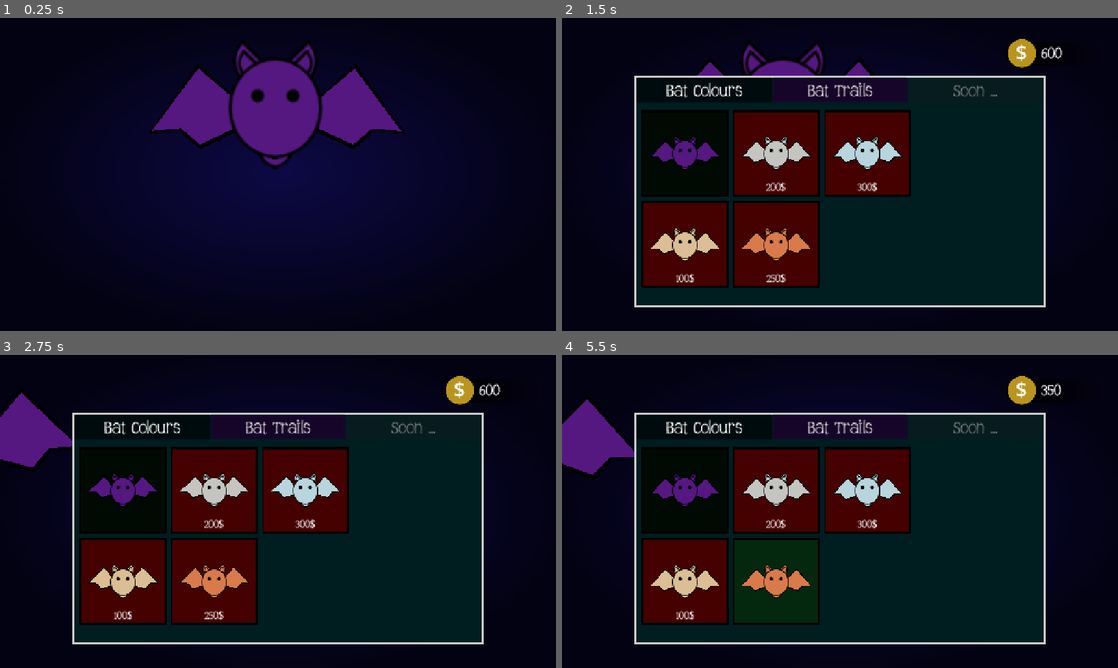
Above: before the commit, frames 1-4 (two rows, left to right).
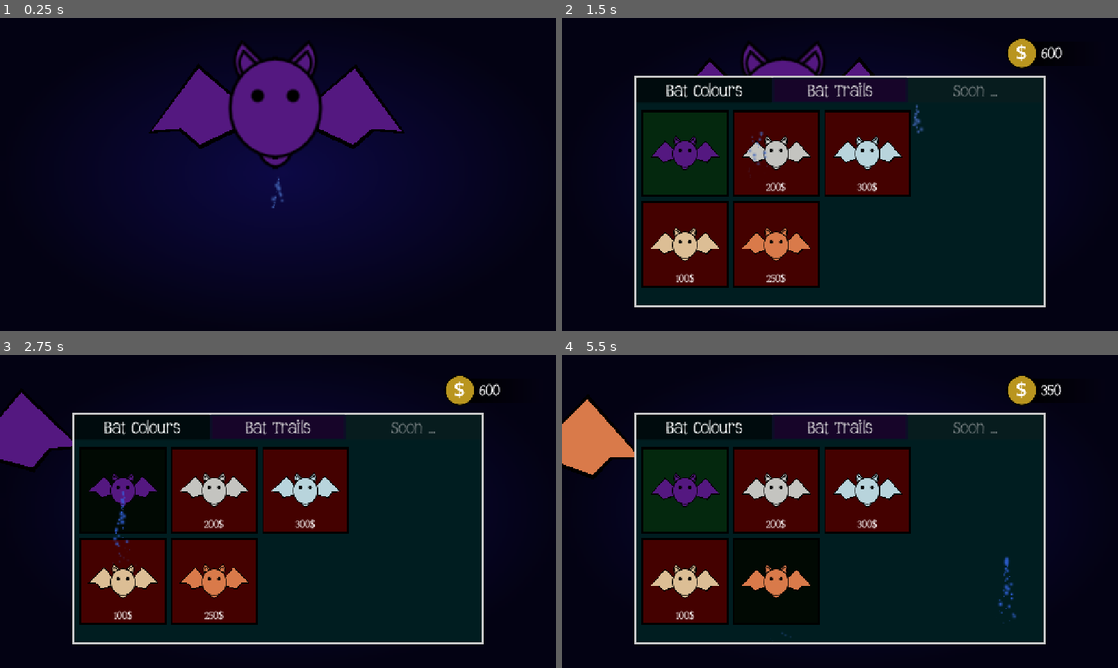
Above: after the commit, the same moments.

Repository: NileKnight1/flappy-bat
Game: Godot game, scene res://scenes/main_menu.tscn
Two runs of this game, one before a commit and one after it. Both use one fixed random seed, a clock stepped at 60 frames per second and the inputs below. This scene is started directly instead of the project's main scene.
Inputs (mouse positions are in pixels of both pictures, inside the frame that each line leads up to):
- Up to frame 1 (0.25 s): no input
- Up to frame 2 (1.5 s): tap Enter at 0.5 s; move the mouse to (756, 102) at 0.52 s; hold Right from 0.53 s (still down); tap Alt at 0.6 s; click (756, 102) at 0.67 s; tap Space (jump) at 0.77 s; move the mouse to (917, 105) at 1.27 s; tap Shift at 1.35 s; click (917, 105) at 1.42 s
- Up to frame 3 (2.75 s): tap Space (jump) at 1.52 s; release Right at 2 s; click (122, 489) at 2 s
- Up to frame 4 (5.5 s): move the mouse to (895, 442) at 2.77 s; hold Left 2.78-3.53 s; tap Alt at 2.85, 5.1 s; click (895, 442) at 2.92 s; move the mouse to (812, 574) at 3.52 s; hold Right 3.53-4.25 s; tap Shift at 3.6 s; click (812, 574) at 3.67 s; tap Space (jump) at 3.77, 5.27 s; click "Confirm" at 4.25 s; move the mouse to (1006, 558) at 5.02 s; hold Right from 5.03 s (still down); click (1006, 558) at 5.17 s

The runs differ from the first frame. In frame 1, less than 0.1% of the frame differs, in the area x 48-51%, y 51-61%; in frame 2, 3.4%; in frame 3, 0.1%; in frame 4, 8.5%, in the area x 0-82%, y 14-90%.

Commit message:
after purchasing the stlye is apllied automatically

Diff:
--- a/scenes/main_menu.tscn
+++ b/scenes/main_menu.tscn
@@ -182,6 +182,42 @@
 corner_radius_bottom_right = 50
 corner_radius_bottom_left = 50
 corner_detail = 5
+
+[sub_resource type="Gradient" id="Gradient_8ln24"]
+colors = PackedColorArray(1, 1, 1, 1, 1, 1, 1, 0)
+
+[sub_resource type="GradientTexture2D" id="GradientTexture2D_oa1go"]
+gradient = SubResource("Gradient_8ln24")
+width = 3
+height = 3
+fill = 1
+fill_from = Vector2(0.517094, 0.52136755)
+fill_to = Vector2(0.517094, 1)
+
+[sub_resource type="Gradient" id="Gradient_tbmy8"]
+offsets = PackedFloat32Array(0.64028776, 1)
+colors = PackedColorArray(0.2677287, 0.40656117, 0.72902906, 1, 0.2701, 0.40807003, 0.73, 0)
+
+[sub_resource type="GradientTexture1D" id="GradientTexture1D_jk1qb"]
+gradient = SubResource("Gradient_tbmy8")
+
+[sub_resource type="Curve" id="Curve_5dd4i"]
+_data = [Vector2(0, 1), 0.0, 0.0, 0, 0, Vector2(0.8727273, 0.8089888), 0.0, 0.0, 0, 0, Vector2(1, 0), 0.0, 0.0, 0, 0]
+point_count = 3
+
+[sub_resource type="CurveTexture" id="CurveTexture_lgwnu"]
+curve = SubResource("Curve_5dd4i")
+
+[sub_resource type="ParticleProcessMaterial" id="ParticleProcessMaterial_flqon"]
+particle_flag_disable_z = true
+direction = Vector3(0, -1, 0)
+spread = 10.0
+initial_velocity_min = 300.0
+initial_velocity_max = 300.0
+gravity = Vector3(0, 20, 0)
+scale_max = 8.0
+scale_curve = SubResource("CurveTexture_lgwnu")
+color_ramp = SubResource("GradientTexture1D_jk1qb")
 
 [node name="main_menu" type="Node2D" unique_id=1559192162]
 modulate = Color(1, 1, 1, 0)
@@ -690,6 +726,16 @@
 theme_override_font_sizes/font_size = 35
 theme_override_styles/normal = SubResource("StyleBoxFlat_bqqt6")
 text = "Cancel"
+
+[node name="trail" type="GPUParticles2D" parent="CanvasLayer" unique_id=1860549312]
+z_index = 1
+position = Vector2(540, 445)
+rotation = 3.1415925
+amount = 40
+texture = SubResource("GradientTexture2D_oa1go")
+lifetime = 0.6
+randomness = 0.3
+process_material = SubResource("ParticleProcessMaterial_flqon")
 
 [connection signal="timeout" from="CanvasLayer/bat/eyes" to="." method="_on_eyes_timeout"]
 [connection signal="input_event" from="CanvasLayer/bat/left" to="." method="_on_left_input_event"]
--- a/scripts/main_menu.gd
+++ b/scripts/main_menu.gd
@@ -1,4 +1,7 @@
 extends Node2D
+
+func _process(delta: float) -> void:
+	$CanvasLayer/trail.global_position = get_global_mouse_position()
 
 var stop_clicks = 1
 func check_click(event):
@@ -49,17 +52,19 @@
 func set_trail(num):
 	trail_num = num
 
-	var mat = $trail.process_material.duplicate()
-	var tex = mat.color_ramp.duplicate()
-	tex.gradient = tex.gradient.duplicate()
+	var mat = $CanvasLayer/trail.process_material
+	var tex = mat.color_ramp
+	tex.gradient = tex.gradient
 
 	tex.gradient.set_color(0, trail_colours[num])
 	mat.color_ramp = tex
 
-	$trail.process_material = mat
+	$CanvasLayer/trail.process_material = mat
 
 
 func _ready() -> void:
+	Input.mouse_mode = Input.MOUSE_MODE_HIDDEN
+
 	update_coins()
 
 	set_style(style_num)
@@ -77,10 +82,18 @@
 		temp.get_node("locked").get_node("price").text = str(prices[1][i+1]) + "$"
 		$CanvasLayer/shop/shop/trail_colours/content.add_child(temp)
 
+
+
 	$CanvasLayer/shop/shop/bat_colours/content/Control/button.button_pressed = 1
 	$CanvasLayer/shop/shop/bat_colours/content/Control/button.disabled  = 0
 	$CanvasLayer/shop/shop/bat_colours/content/Control/locked.visible  = 0
 	$CanvasLayer/shop/shop/bat_colours.visible = 1
+
+	$CanvasLayer/shop/shop/trail_colours/content/Control/button.button_pressed = 1
+	$CanvasLayer/shop/shop/trail_colours/content/Control/button.disabled  = 0
+	$CanvasLayer/shop/shop/trail_colours/content/Control/locked.visible  = 0
+	$CanvasLayer/shop/shop/trail_colours.visible = 1
+
 
 
 	var buttons = [
@@ -150,7 +163,9 @@
 	#
 	#await get_tree().create_timer(1).timeout
 	stop_clicks = 0
-	Input.mouse_mode = Input.MOUSE_MODE_VISIBLE
+	#Input.mouse_mode = Input.MOUSE_MODE_VISIBLE
+	Input.mouse_mode = Input.MOUSE_MODE_HIDDEN
+
 	bat_def =  $CanvasLayer/bat.position.x
 
 	tween_rotation($CanvasLayer/bat/sprite/wing1, 7, 0.2)
@@ -178,6 +193,7 @@
 		#print(index)
 		cur_index = index
 		$CanvasLayer/shop/confirm.visible = 1
+		#set_style(index)
 	else:
 		print("poor")
 
@@ -185,6 +201,7 @@
 	if global.coins >= prices[1][index]:
 		cur_index = index
 		$CanvasLayer/shop/confirm.visible = 1
+		#set_trail(index)
 	else:
 		print("poor")
 
@@ -263,6 +280,8 @@
 		var tween = create_tween().set_parallel()
 		tween.tween_property($CanvasLayer/bat, "scale", Vector2(32,32), 0.5)
 		tween.tween_property($CanvasLayer/fade, "modulate", Color(1.0, 1.0, 1.0, 1.0), 0.5)
+		await get_tree().create_timer(0.5).timeout
+		get_tree().change_scene_to_file("res://scenes/game.tscn")
 
 func _on_center_mouse_entered() -> void:
 	$CanvasLayer/bat/sprite/body.modulate = Color(1.4,1.4,1.4,1.0)
@@ -295,9 +314,15 @@
 		0:
 			$CanvasLayer/shop/shop/bat_colours/content.get_child(cur_index).get_node("locked").visible = 0
 			$CanvasLayer/shop/shop/bat_colours/content.get_child(cur_index).get_node("button").disabled = 0
+			$CanvasLayer/shop/shop/bat_colours/content.get_child(cur_index).get_node("button").button_pressed = 1
+			#set_style(cur_index)
+
 		1:
 			$CanvasLayer/shop/shop/trail_colours/content.get_child(cur_index).get_node("locked").visible = 0
 			$CanvasLayer/shop/shop/trail_colours/content.get_child(cur_index).get_node("button").disabled = 0
+			$CanvasLayer/shop/shop/trail_colours/content.get_child(cur_index).get_node("button").button_pressed = 1
+
+			#set_trail(cur_index)
 
 	global.coins -= prices[shop_index][cur_index]
 	update_coins()
